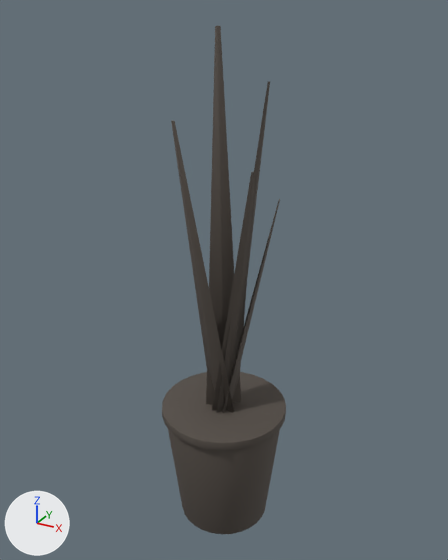
Renders of the glTF model app/src/main/assets/models/plant.glb from each side of a commit.
Rendered twice from a 50 mm camera at (0.401, -0.729, 0.785) aimed at (-0.007, 0.012, 0.414). Arrows for +X, +Y and +Z are at lower left; the lights stay in place. The first picture is the older version. Vertices at exactly the same position are counted once.

The first picture shows 'plant'.
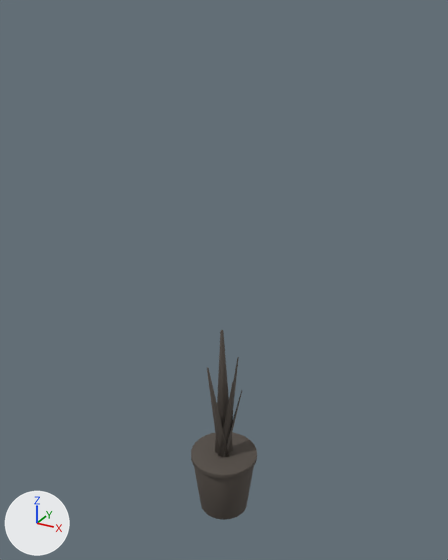
Where the change shows, as pixel boxes (x1, y1, x2, y2) in the pictures (448 x 560 px; the box of a moved part takes in the faces that stretch with it):
'plant', reshaped (46% narrower, 62% shorter): before (162, 26, 286, 534); after (191, 330, 257, 520)
part 1 of me_plant, moved or reshaped: before (232, 386, 241, 403); after (220, 357, 239, 457)
part 2 of me_plant, moved or reshaped: before (168, 429, 280, 534); after (194, 466, 254, 520)
part 3 of me_plant, moved or reshaped: before (162, 372, 286, 450); after (191, 432, 257, 479)
part 4 of me_plant, moved or reshaped: before (223, 199, 280, 413); after (215, 330, 233, 453)
part 5 of me_plant, moved or reshaped: before (212, 172, 255, 411); after (223, 390, 242, 458)
part 6 of me_plant, moved or reshaped: before (171, 120, 234, 412); after (207, 367, 229, 457)
part 7 of me_plant, moved or reshaped (mostly hidden afterwards): before (206, 26, 241, 405); after (228, 445, 233, 452)
part 8 of me_plant, added: after (218, 381, 235, 456)
part 9 of me_plant, deleted: before (217, 81, 270, 413)

Diff of the bpy script that builds the scene:
```diff
--- a/app/src/main/assets/models/plant.glb.py
+++ b/app/src/main/assets/models/plant.glb.py
@@ me_plant @@
 # used by ob_plant; location = (0.0, 0.0, 0.0)
-me_plant.from_pydata(...)  # 614 vertices, 1192 faces; spans x -0.099..0.099, y -0.099..0.099, z 0.0..0.763
+me_plant.from_pydata(...)  # 615 vertices, 1194 faces; spans x -0.055..0.055, y -0.055..0.055, z 0.0..0.327
+# me_plant part 1: the loose piece of 40 vertices spanning x -0.024..0.024, y -0.017..0.028, z 0.184..0.483 is multiplied about its middle by the matrix ((0.295, -0.421, 0.136), (0.433, 0.303, 0.0), (-0.076, 0.109, 0.651)), then moved by (0.018, -0.004, -0.138)
+# me_plant part 2: the loose piece of 168 vertices spanning x -0.095..0.095, y -0.095..0.095, z 0.0..0.2 is scaled about the mesh origin by (0.557, 0.557, 0.525)
+# me_plant part 3: the loose piece of 168 vertices spanning x -0.099..0.099, y -0.099..0.099, z 0.191..0.205 is scaled about its middle by (0.555, 0.555, 0.569), then moved by (0.0, 0.0, -0.094)
+# me_plant part 4: the loose piece of 40 vertices spanning x -0.008..0.075, y -0.028..0.028, z 0.184..0.547 is multiplied about its middle by the matrix ((0.184, 0.486, -0.1), (-0.472, 0.203, 0.128), (0.167, 0.048, 0.596)), then moved by (-0.045, 0.007, -0.154)
+# me_plant part 5: the loose piece of 40 vertices spanning x -0.01..0.055, y -0.028..0.028, z 0.184..0.591 is multiplied about its middle by the matrix ((-0.404, 0.302, 0.137), (-0.304, -0.43, 0.039), (0.146, -0.053, 0.315)), then moved by (-0.004, 0.001, -0.222)
+# me_plant part 6: the loose piece of 40 vertices spanning x -0.032..0.028, y -0.079..0.01, z 0.184..0.658 is multiplied about its middle by the matrix ((0.528, -0.001, 0.008), (-0.001, 0.526, 0.022), (0.008, 0.022, 0.399)), then moved by (0.003, 0.022, -0.229)
+# me_plant part 7: the loose piece of 40 vertices spanning x -0.034..0.023, y -0.018..0.042, z 0.185..0.763 is multiplied about its middle by the matrix ((-0.525, -0.03, -0.038), (0.025, -0.523, 0.054), (-0.044, 0.057, 0.191)), then moved by (-0.003, -0.003, -0.319)
+# me_plant part 8: the loose piece of 40 vertices spanning x -0.024..0.024, y -0.017..0.028, z 0.184..0.483 is copied, and the copy is multiplied about its middle by the matrix ((0.428, -0.294, 0.121), (0.309, 0.432, -0.044), (-0.074, 0.106, 0.517)), then moved by (0.016, -0.01, -0.158); it spans x -0.005..0.022, y -0.015..0.015, z 0.098..0.256
+# me_plant part 9
+# 78 vertices are removed from x -0.035..0.064, y -0.062..0.029, z 0.184..0.701
+# 148 faces are deleted
+# other edits to the shape of me_plant do not show in these pictures
 me_plant.materials.append(mat_plantpot)
```
